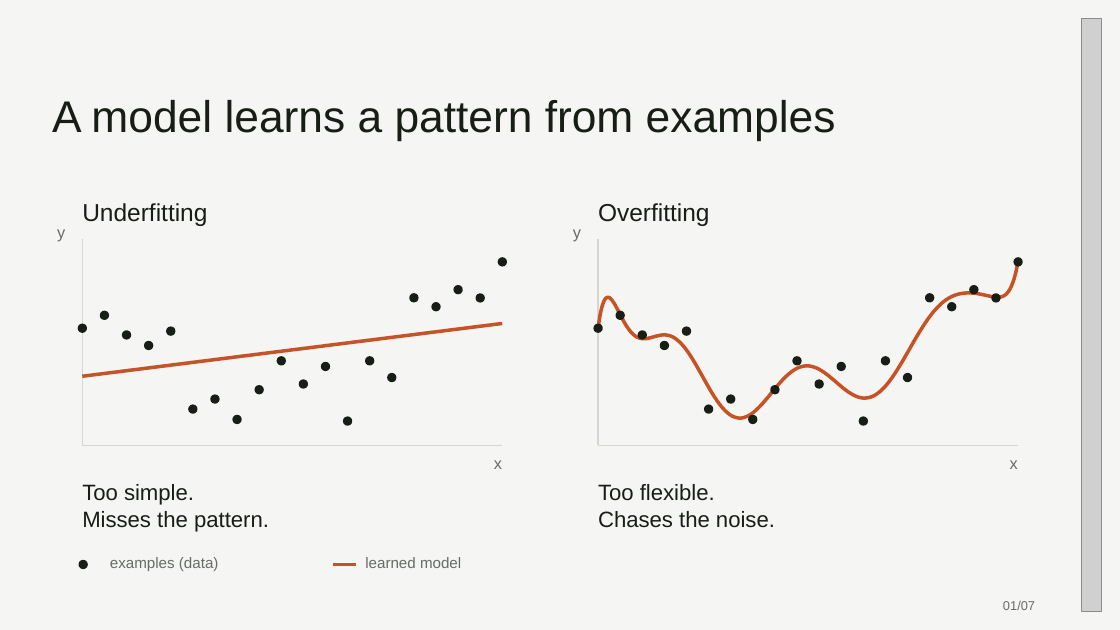
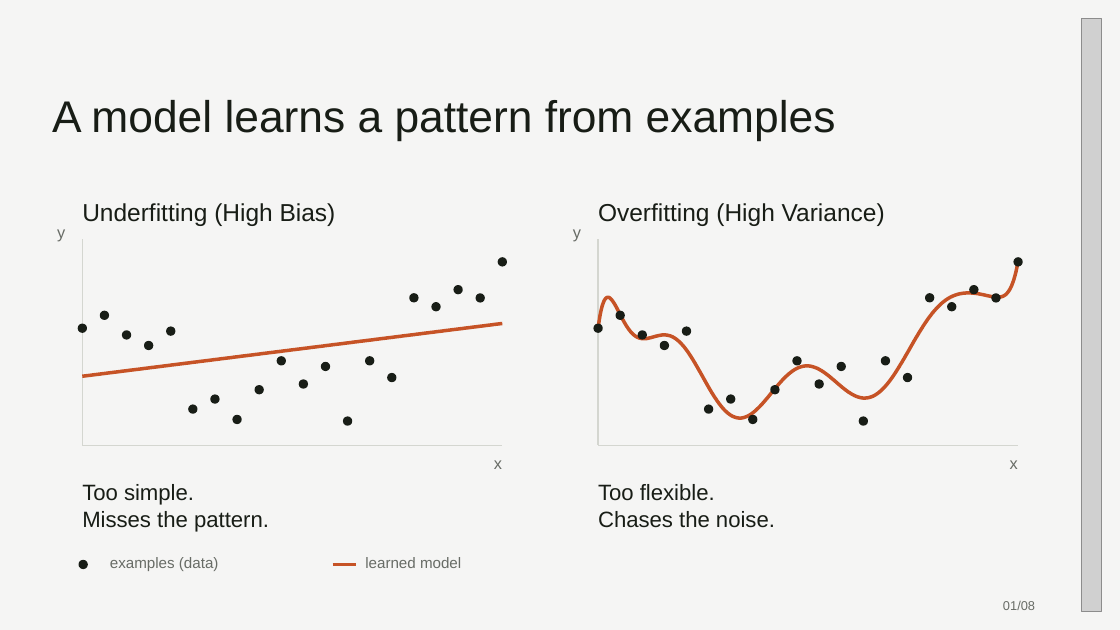
Before and after one commit to 0xABAN/classes, a slide deck: slide 1 of cmpsc-448/presentation/bias-variance-tradeoff.pptx. Drawn at 1120x630 pixels with LibreOffice and Linux fonts; fonts in the diff are those of the drawing; grey boxes stand for pictures. Boxes give left, top, right and bottom in pixels: in the first picture for what was removed or moved away, otherwise in the second. Text is boxed around its words. In the diff, an @@ line names an element or a change of style, - is before the commit and + after.

Commit message:
feat(cmpsc-448): add illustrative loss comparison
connect fitting labels to bias and variance and compare clearly labeled
illustrative training and test percentages before repeated sampling

```diff
--- a/cmpsc-448/presentation/bias-variance-tradeoff.pptx
+++ b/cmpsc-448/presentation/bias-variance-tradeoff.pptx
@@ text at box(82, 203, 336, 226): text changed @@
-Underfitting
+Underfitting (High Bias)
@@ text at box(598, 203, 885, 226): text changed @@
-Overfitting
+Overfitting (High Variance)
@@ text at box(1003, 601, 1035, 610): text changed @@
-01/07
+01/08
```
Also in this commit, not shown: 6 other slides changed, 1 slide added, 3 other files.
